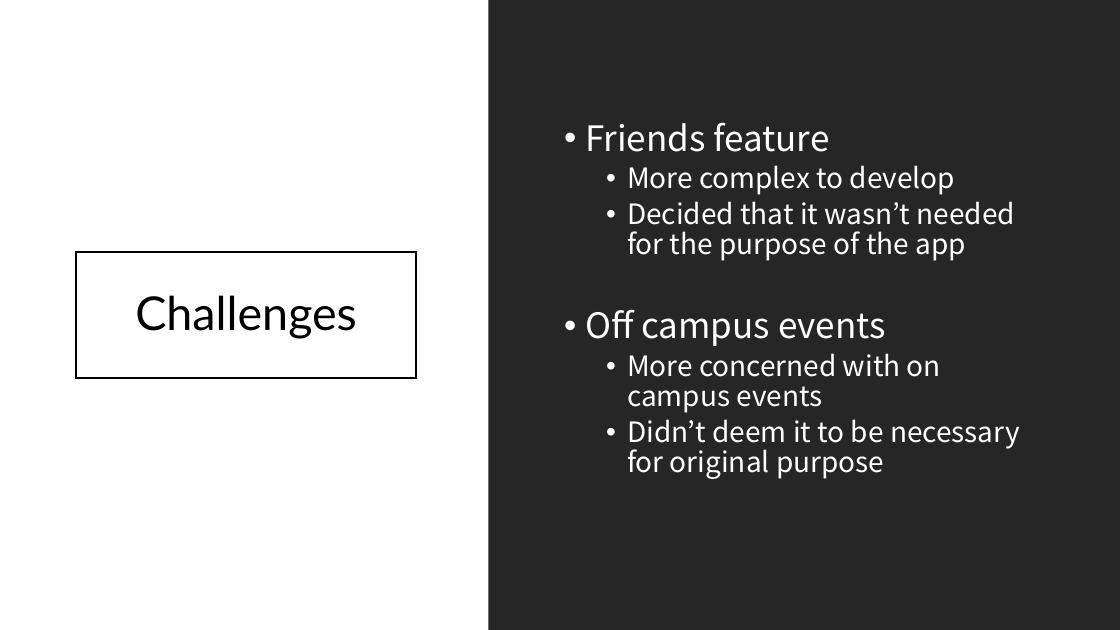
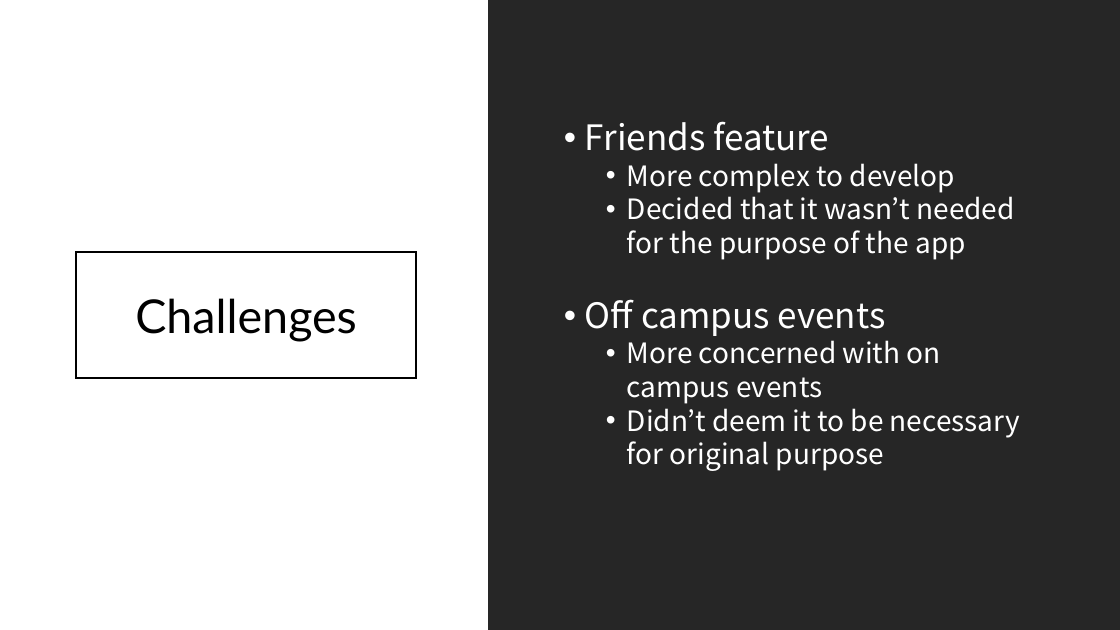
Before and after one commit to Computer-Girl/3308Project, a slide deck: slide 14 of ProjectPresentation.pptx. Drawn at 1120x630 pixels with LibreOffice and Linux fonts; fonts in the diff are those of the drawing. Boxes give left, top, right and bottom in pixels: in the first picture for what was removed or moved away, otherwise in the second. Text is boxed around its words. In the diff, an @@ line names an element or a change of style, - is before the commit and + after.

```diff
--- a/ProjectPresentation.pptx
+++ b/ProjectPresentation.pptx
@@ text "Friends feature" at box(585, 121, 1020, 471): less space between paragraphs; line spacing 0.9 to 1 @@
@@ rectangle "Challenges" at box(76, 252, 416, 377): line spacing 0.9 to 1; title to rectangle; outline #000000 2 pt to #000000 2.01 pt @@
```
Also in this commit, not shown: 10 other slides changed.
